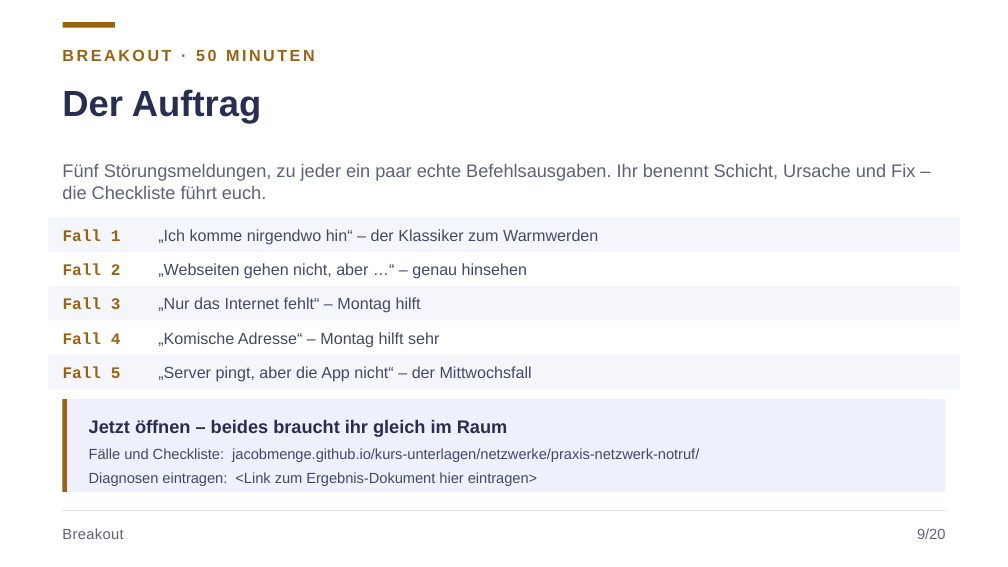
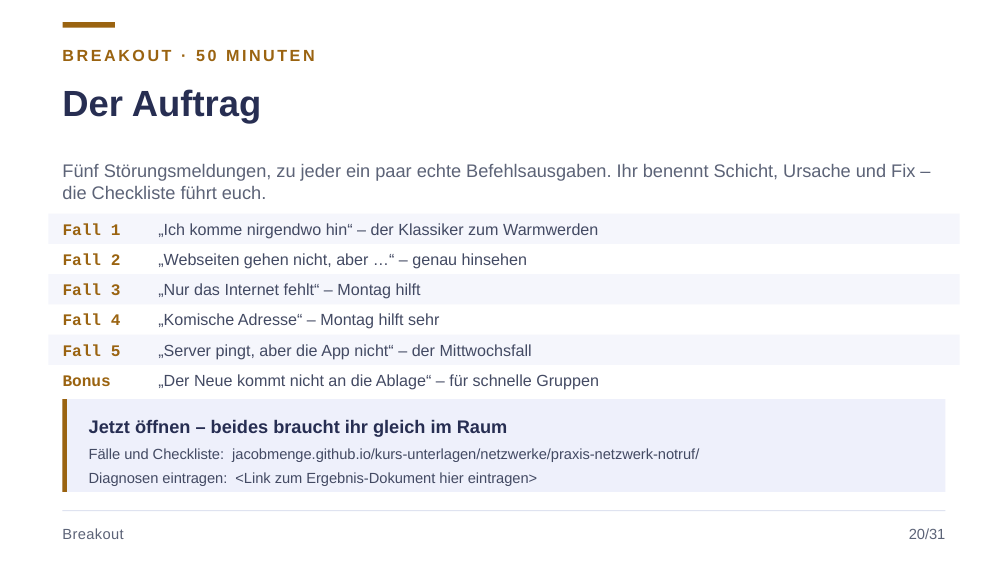
Before and after one commit to JacobMenge/kurs-unterlagen, a slide deck: slide 24 of folien/03-routing-vlan-sicherheit.pptx (slide 13 before the commit). Drawn at 1008x567 pixels with LibreOffice and Linux fonts; fonts in the diff are those of the drawing. Boxes give left, top, right and bottom in pixels: in the first picture for what was removed or moved away, otherwise in the second. Text is boxed around its words. In the diff, an @@ line names an element or a change of style, - is before the commit and + after.

Commit message:
bonus

```diff
--- a/folien/03-routing-vlan-sicherheit.pptx
+++ b/folien/03-routing-vlan-sicherheit.pptx
@@ rectangle: place and size @@
-rectangle at box(48, 218, 960, 252)
+rectangle at box(48, 214, 960, 244)
@@ text "Fall 1": place and size @@
-text "Fall 1" at box(63, 229, 121, 241)
+text "Fall 1" at box(63, 223, 121, 235)
@@ text "„Ich komme nirgendwo hin“ – ...": place and size @@
-text "„Ich komme nirgendwo hin“ – ..." at box(158, 229, 598, 245)
+text "„Ich komme nirgendwo hin“ – ..." at box(158, 223, 598, 239)
@@ text "Fall 2": place and size @@
-text "Fall 2" at box(63, 263, 121, 275)
+text "Fall 2" at box(63, 253, 121, 265)
@@ text "„Webseiten gehen nicht, aber …“ ...": place and size @@
-text "„Webseiten gehen nicht, aber …“ ..." at box(158, 263, 527, 279)
+text "„Webseiten gehen nicht, aber …“ ..." at box(158, 253, 527, 269)
@@ rectangle: place and size @@
-rectangle at box(48, 286, 960, 321)
+rectangle at box(48, 274, 960, 304)
@@ text "Fall 3": place and size @@
-text "Fall 3" at box(63, 297, 121, 309)
+text "Fall 3" at box(63, 283, 121, 295)
@@ text "„Nur das Internet fehlt“ – ...": place and size @@
-text "„Nur das Internet fehlt“ – ..." at box(158, 297, 421, 313)
+text "„Nur das Internet fehlt“ – ..." at box(158, 283, 421, 299)
@@ text "Fall 4": place and size @@
-text "Fall 4" at box(63, 332, 121, 344)
+text "Fall 4" at box(63, 314, 121, 325)
@@ text "„Komische Adresse“ – Montag hilft ...": place and size @@
-text "„Komische Adresse“ – Montag hilft ..." at box(158, 332, 439, 348)
+text "„Komische Adresse“ – Montag hilft ..." at box(158, 313, 439, 329)
@@ rectangle: place and size @@
-rectangle at box(48, 355, 960, 389)
+rectangle at box(48, 335, 960, 365)
@@ text "Fall 5": place and size @@
-text "Fall 5" at box(63, 366, 121, 378)
+text "Fall 5" at box(63, 344, 121, 356)
@@ text "„Server pingt, aber die App ...": place and size @@
-text "„Server pingt, aber die App ..." at box(158, 366, 532, 382)
+text "„Server pingt, aber die App ..." at box(158, 344, 532, 360)
@@ text added at box(63, 375, 111, 386), 11.5 pt, text #9A6310, bold @@
+Bonus
@@ text added at box(158, 374, 599, 390), 11.5 pt, text #434A63 @@
+„Der Neue kommt nicht an die Ablage“ – für schnelle Gruppen
@@ text at box(909, 528, 946, 539): text changed @@
-9/20
+20/31
```
Also in this commit, not shown: 19 other slides changed, 12 slides added, 1 slide removed, 2 other files.
